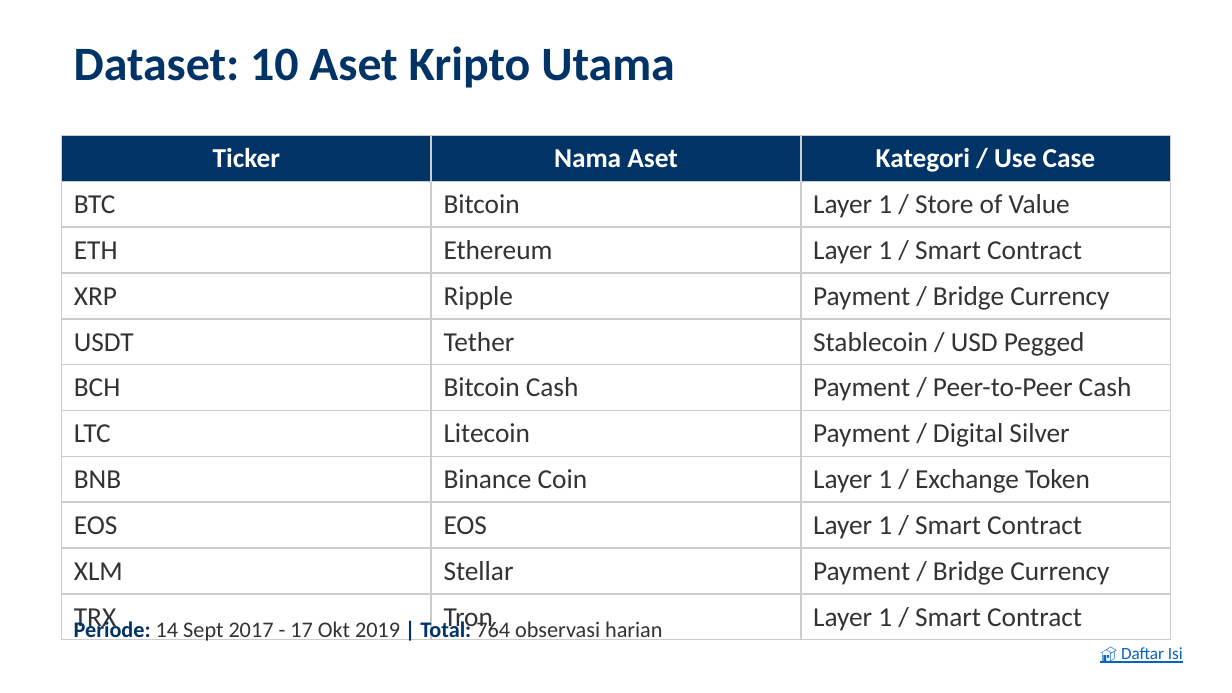
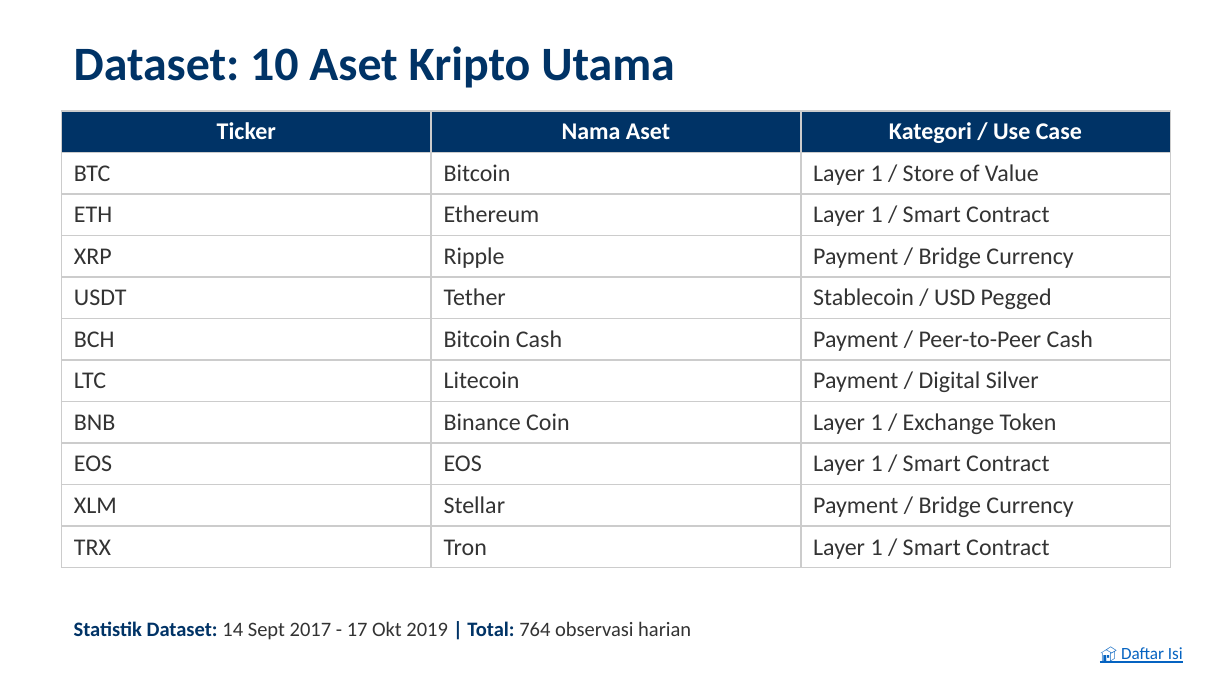
Before and after one commit to ragilrojo/RepoThesis, a slide deck: slide 9 of Presentasi_Proposal_Update.pptx. Drawn at 1232x693 pixels with LibreOffice and Linux fonts; fonts in the diff are those of the drawing. Boxes give left, top, right and bottom in pixels: in the first picture for what was removed or moved away, otherwise in the second. Text is boxed around its words. In the diff, an @@ line names an element or a change of style, - is before the commit and + after.

Commit message:
fix: adjust layout on dataset slide to avoid overlapping

```diff
--- a/Presentasi_Proposal_Update.pptx
+++ b/Presentasi_Proposal_Update.pptx
@@ table at (x1=62, y1=111, x2=1170, y2=563) @@
@@ size 16 to 14 pt @@
@@ table resized from (x1=62, y1=136, x2=1170, y2=636) to (x1=62, y1=111, x2=1170, y2=563) @@
@@ text at (x1=74, y1=621, x2=691, y2=640): text changed; size 13 to 12 pt @@
-Periode: 14 Sept 2017 - 17 Okt 2019 | Total: 764 observasi harian
+Statistik Dataset: 14 Sept 2017 - 17 Okt 2019 | Total: 764 observasi harian
```
Also in this commit, not shown: 1 other file.
